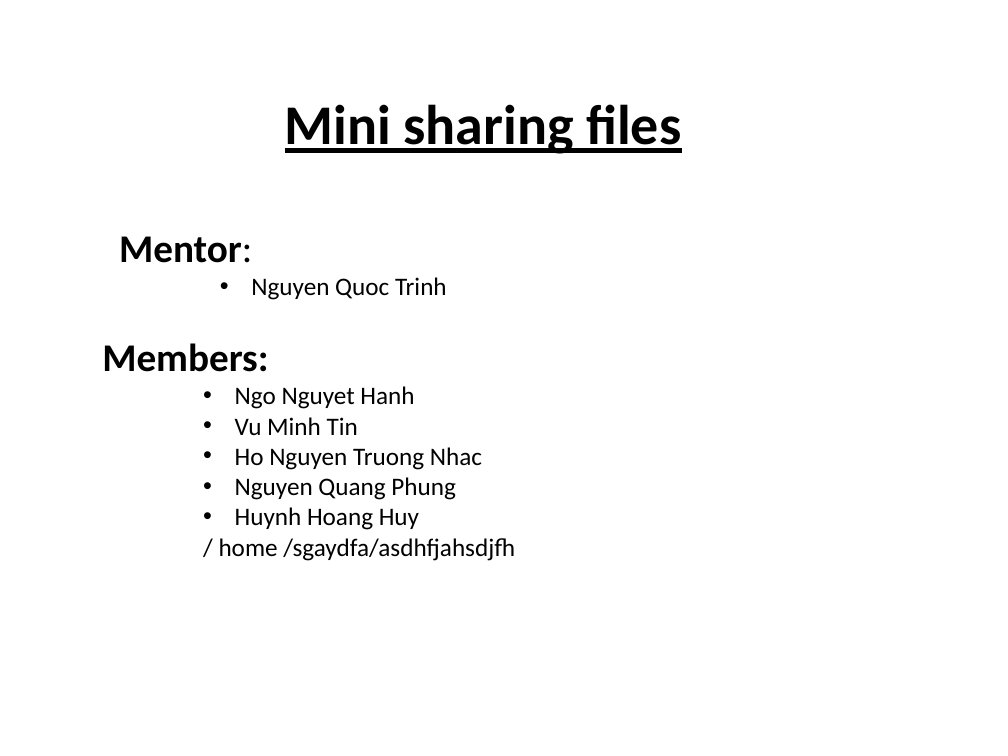
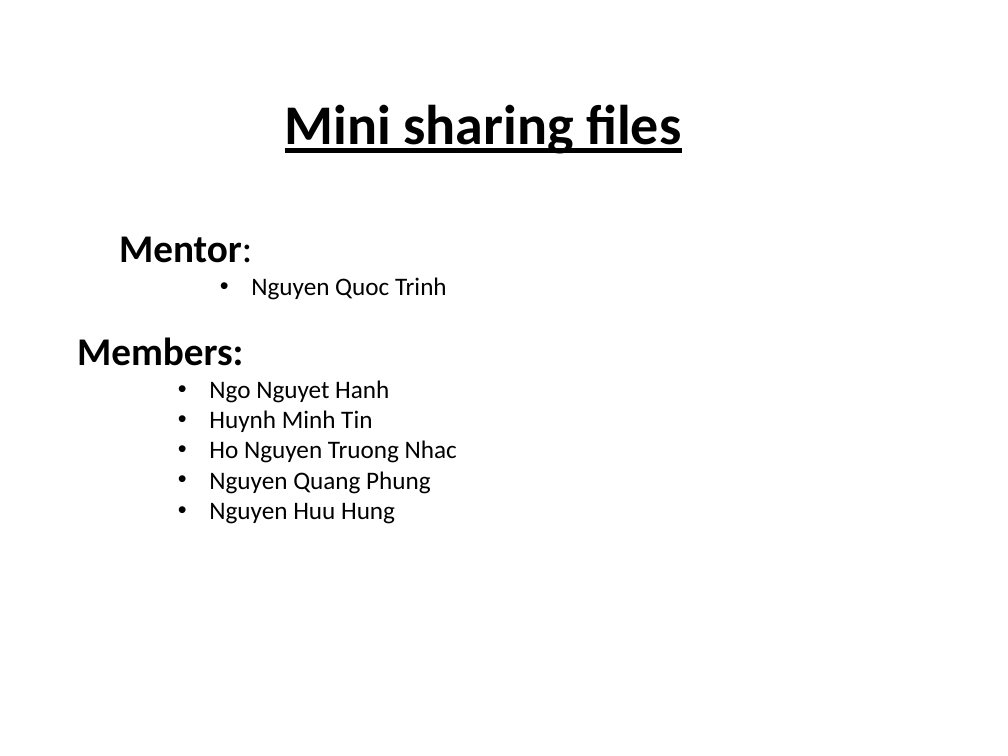
Before and after one commit to HuynhMinhTin/SharingFiles, a slide deck: slide 1 of show/minishearingfile.pptx. Drawn at 1008x756 pixels with LibreOffice and Linux fonts; fonts in the diff are those of the drawing. Boxes give left, top, right and bottom in pixels: in the first picture for what was removed or moved away, otherwise in the second. Text is boxed around its words. In the diff, an @@ line names an element or a change of style, - is before the commit and + after.

```diff
--- a/show/minishearingfile.pptx
+++ b/show/minishearingfile.pptx
@@ text "Members:": place and size @@
-text "Members:" at (102, 343, 515, 561)
+text "Members:" at (77, 337, 457, 524)
@@ text at (209, 410, 372, 432): text changed @@
-    • Vu Minh Tin
+    • Huynh Minh Tin
@@ text at (209, 502, 395, 524): text changed @@
-    • Huynh Hoang Huy
-/ home /sgaydfa/asdhfjahsdjfh
+    • Nguyen Huu Hung
```
Also in this commit, not shown: 2 other slides changed, 9 slides added, 2 slides removed, 49 other files.
